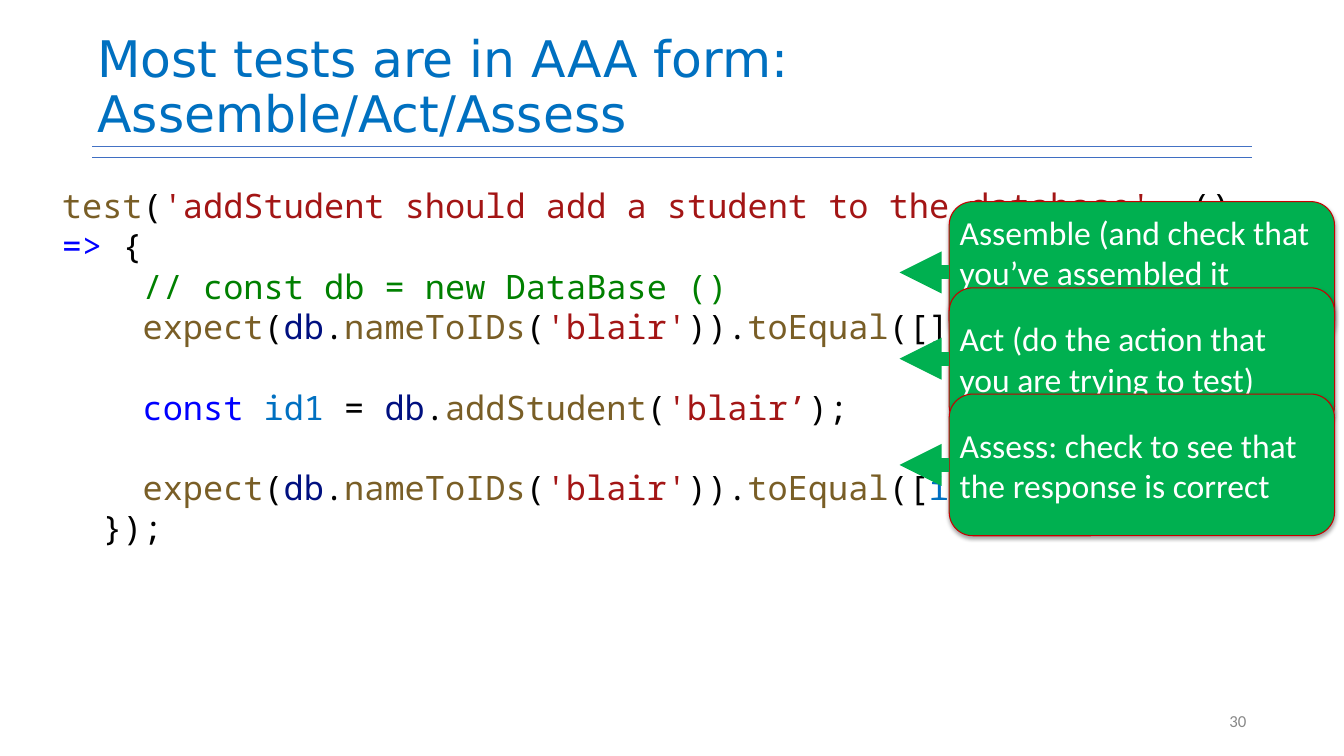
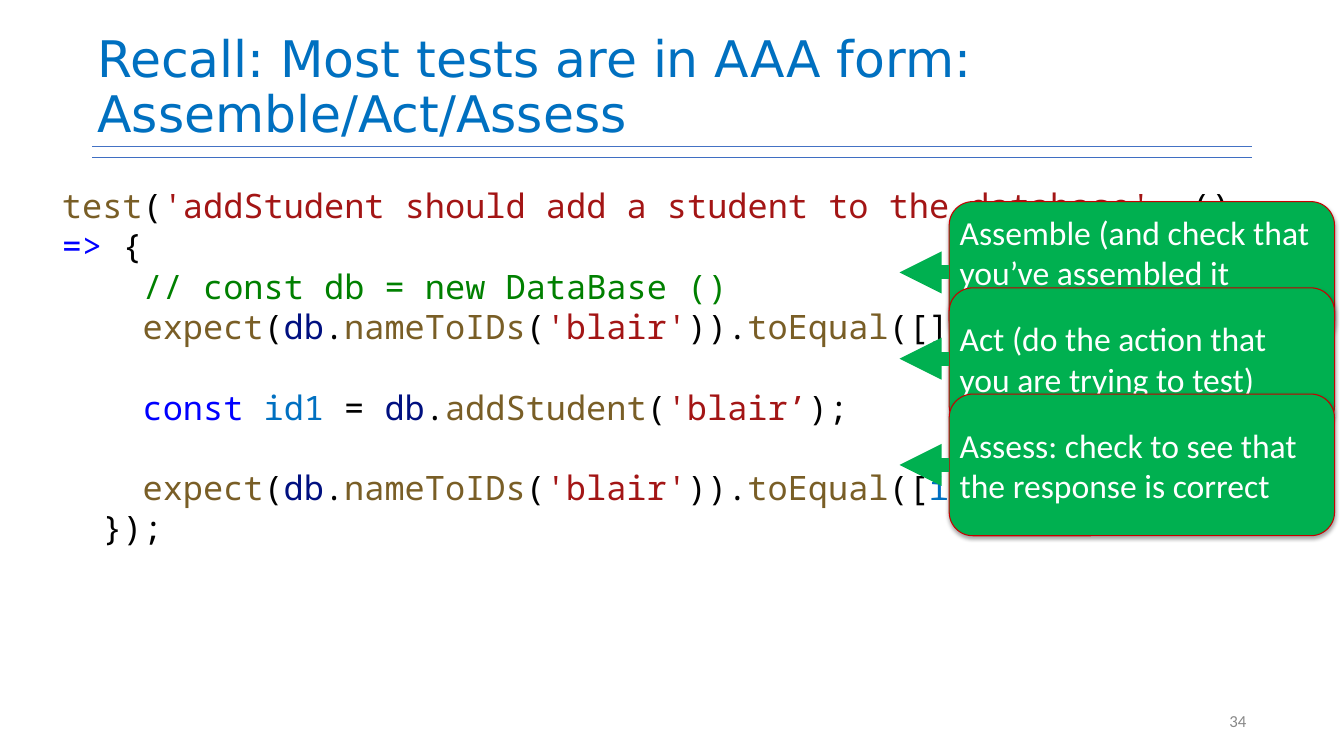
Before and after one commit to neu-se/CS4530-Spring-2025, a slide deck: slide 34 of Slides/Module 09 React Hooks.pptx (slide 30 before the commit). Drawn at 1344x756 pixels with LibreOffice and Linux fonts; fonts in the diff are those of the drawing. Boxes give left, top, right and bottom in pixels: in the first picture for what was removed or moved away, otherwise in the second. Text is boxed around its words. In the diff, an @@ line names an element or a change of style, - is before the commit and + after.

```diff
--- a/Slides/Module 09 React Hooks.pptx
+++ b/Slides/Module 09 React Hooks.pptx
@@ title at (x1=97, y1=38, x2=971, y2=137): text changed @@
-Most tests are in AAA form: Assemble/Act/Assess
+Recall: Most tests are in AAA form: Assemble/Act/Assess
@@ page number at (x1=1229, y1=716, x2=1246, y2=727): text changed @@
-30
+34
```
Also in this commit, not shown: 7 other slides changed, 5 slides added, 1 slide removed, 4 other files.
